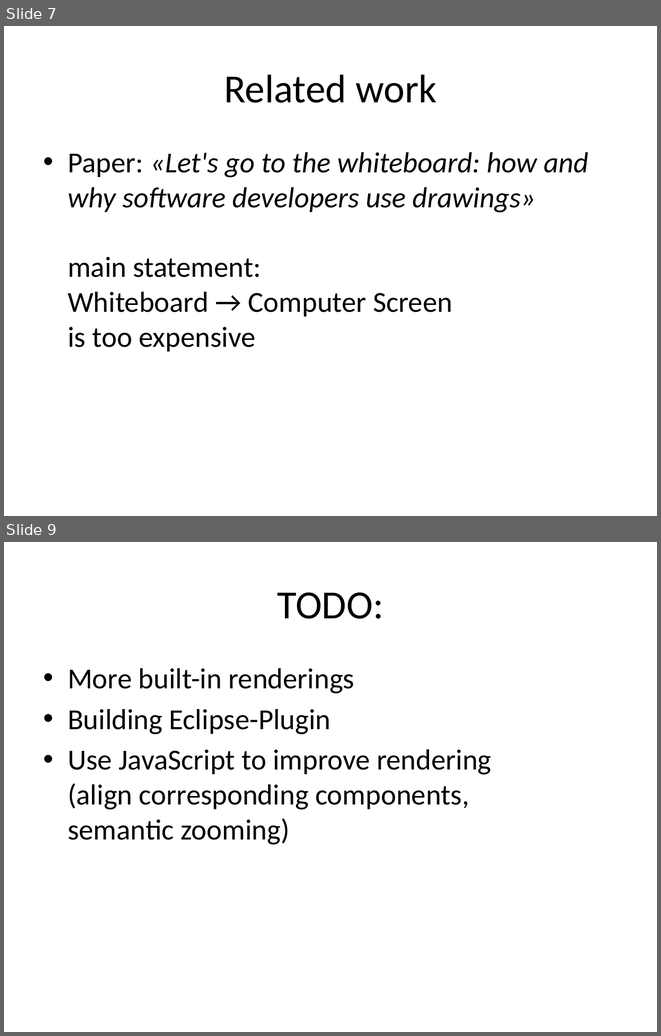
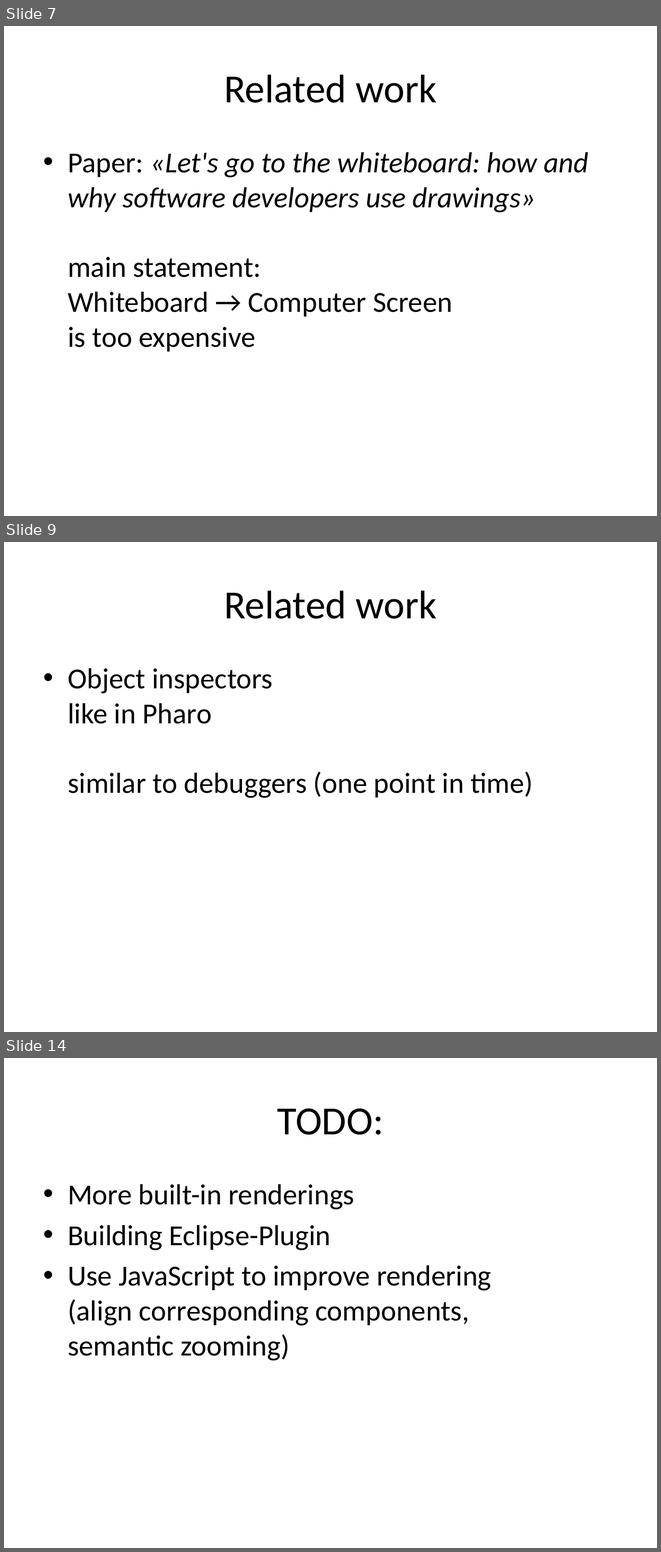
Before and after one commit to CedricReichenbach/DoodleDebug, a slide deck: presentations/Demo DoodleDebug Jan-2011.pptx. Shown one above the other, each under a label of ours: slides 7 and 9 before the commit, slides 7, 9 and 14 after it; the slides between them are not shown. The pictures are 661x1036 and 661x1552 pixels, drawn with LibreOffice and Linux fonts; fonts in the diff are those of the drawing. Boxes give left, top, right and bottom in pixels: in the first picture for what was removed or moved away, otherwise in the second. Text is boxed around its words. In the diff, an @@ line names an element or a change of style, - is before the commit and + after.

```diff
--- a/presentations/Demo DoodleDebug Jan-2011.pptx
+++ b/presentations/Demo DoodleDebug Jan-2011.pptx
@@ slide 9 added at (4,542,657,1032), background #FFFFFF @@
@@ title added at (224,590,436,619), 44 pt, text #000000 @@
+Related work
@@ text added at (68,668,533,798), 32 pt, text #000000 @@
+• Object inspectors
+  like in Pharo
+  similar to debuggers (one point in time)
@@ what was slide 9 is now slide 14 @@
```
Also in this commit, not shown: 1 slide changed, 6 other slides added, 2 slides removed, 4 other files.
